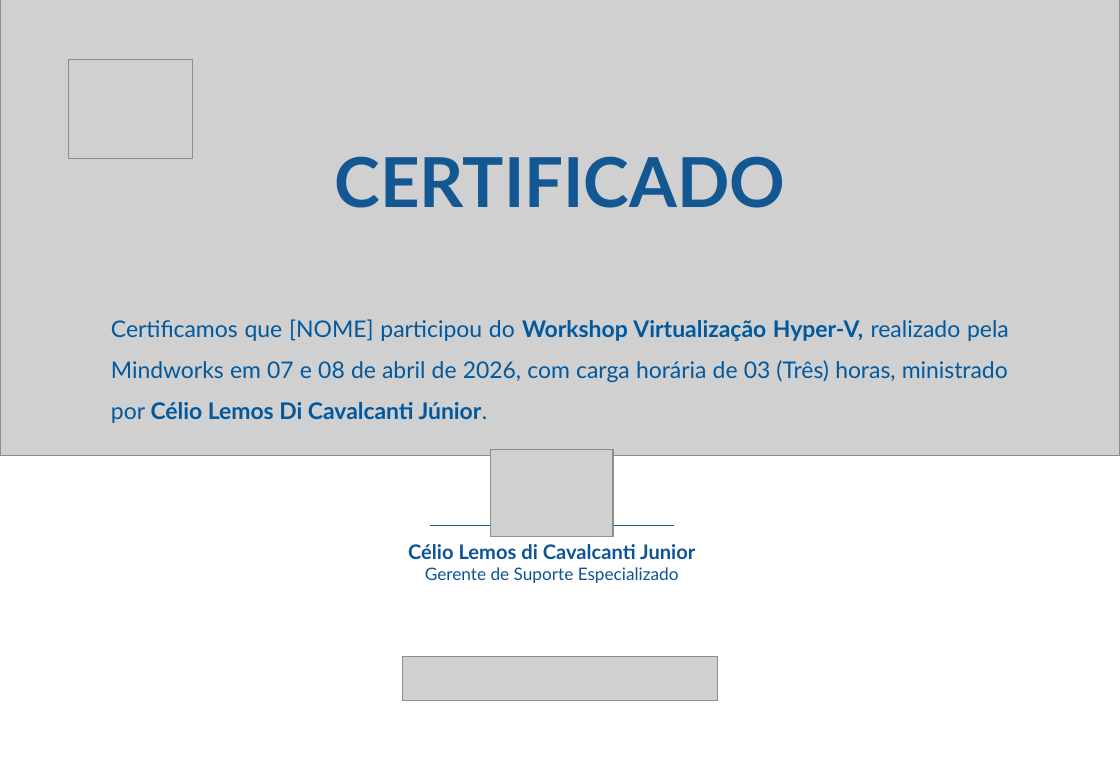
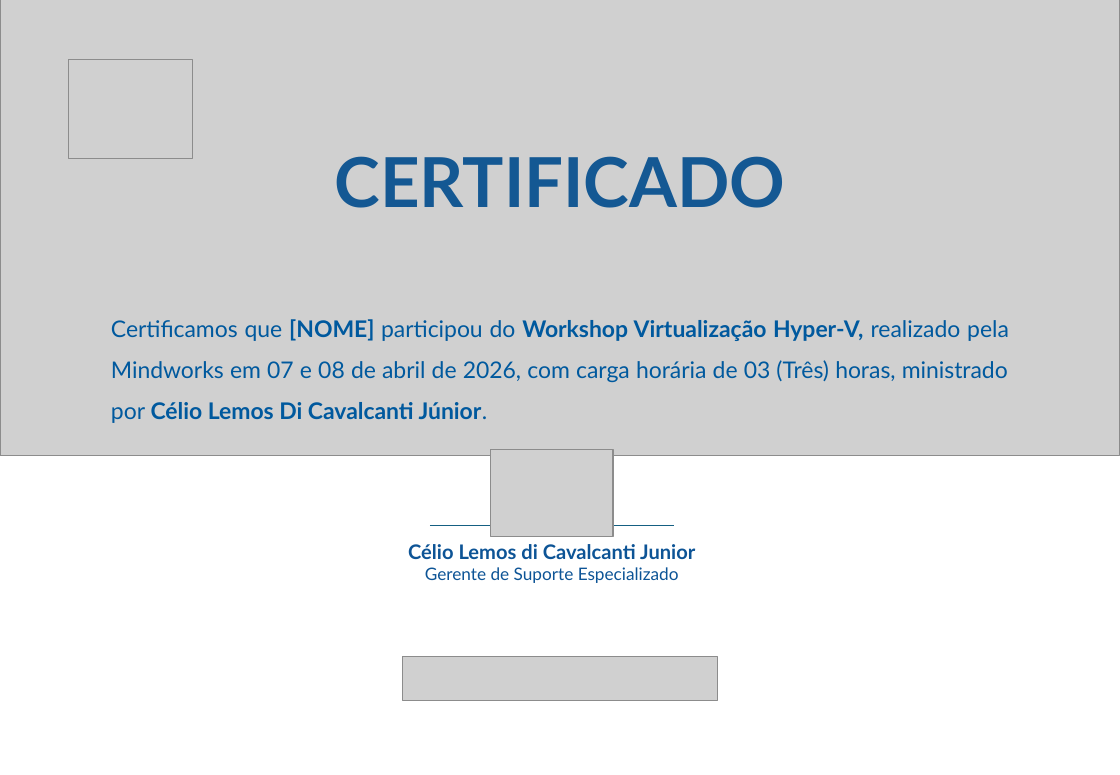
Before and after one commit to guilhermebrotto/automacao-certificados, a slide deck: slide 1 of modelo_certificado.pptx. Drawn at 1120x775 pixels with LibreOffice and Linux fonts; fonts in the diff are those of the drawing; grey boxes stand for pictures. Boxes give left, top, right and bottom in pixels: in the first picture for what was removed or moved away, otherwise in the second. Text is boxed around its words. In the diff, an @@ line names an element or a change of style, - is before the commit and + after.

```diff
--- a/modelo_certificado.pptx
+++ b/modelo_certificado.pptx
@@ text "Certificamos que [NOME] participou do ..." at <box>111,319,1009,423</box>: bold on in "[NOME]" @@
```
Also in this commit, not shown: 7 other files.
